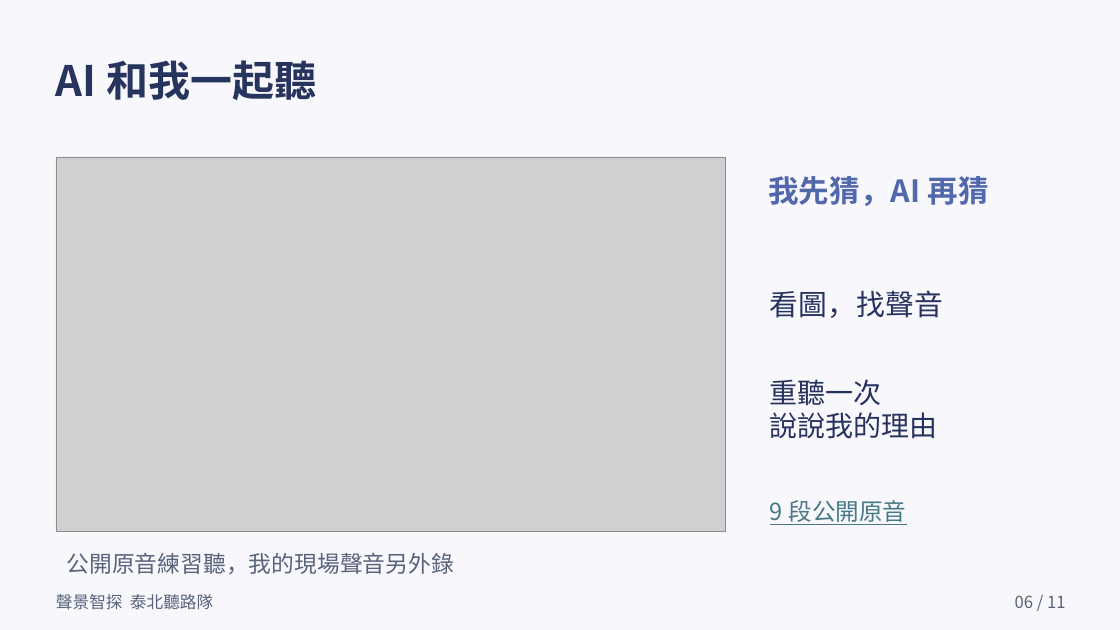
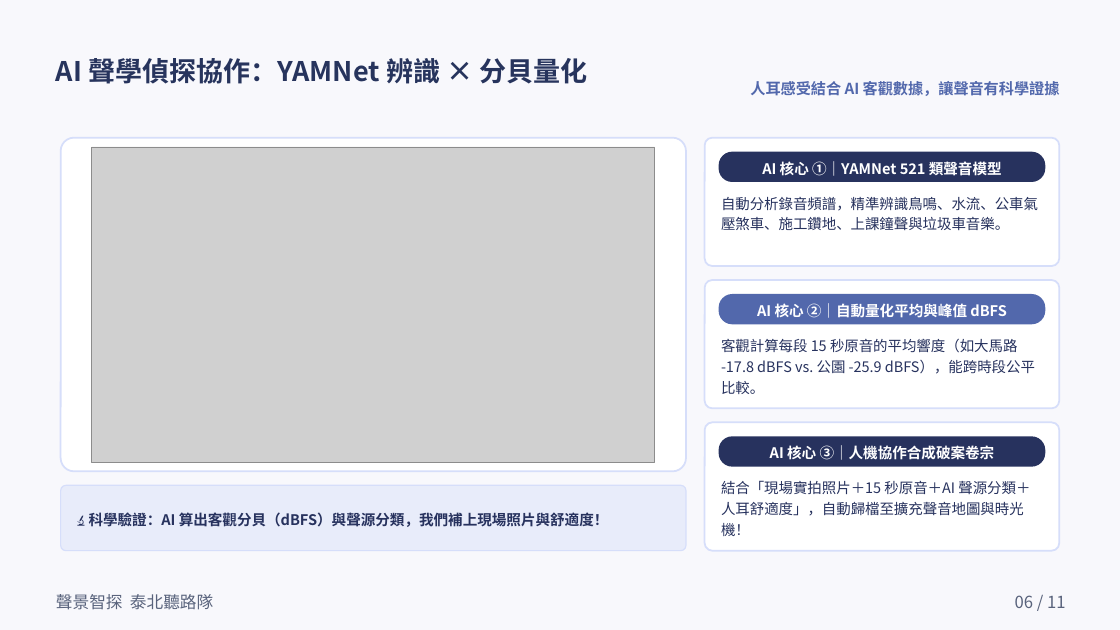
Before and after one commit to timdirty/taibei-student-explorers, a slide deck: slide 6 of slides/聲景智探_11頁學生簡報.pptx. Drawn at 1120x630 pixels with LibreOffice and Linux fonts; fonts in the diff are those of the drawing; grey boxes stand for pictures. Boxes give left, top, right and bottom in pixels: in the first picture for what was removed or moved away, otherwise in the second. Text is boxed around its words. In the diff, an @@ line names an element or a change of style, - is before the commit and + after.

```diff
--- a/slides/聲景智探_11頁學生簡報.pptx
+++ b/slides/聲景智探_11頁學生簡報.pptx
@@ text at box(56, 58, 587, 84): text changed; size 36 to 23.2 pt @@
-AI 和我一起聽
+AI 聲學偵探協作：YAMNet 辨識 × 分貝量化
@@ text added at box(750, 81, 1060, 96), 13 pt, text #5268AC, bold @@
+人耳感受結合 AI 客觀數據，讓聲音有科學證據
@@ rounded rectangle added at box(60, 138, 686, 471), fill #FFFFFF, outline #D6DEFA 1.5 pt @@
@@ picture: place and size @@
-picture at box(56, 157, 726, 532)
+picture at box(92, 147, 655, 462)
@@ rounded rectangle added at box(705, 138, 1060, 266), fill #FFFFFF, outline #D6DEFA 1.5 pt @@
@@ rounded rectangle added at box(719, 152, 1046, 182), fill #27325E @@
@@ text added at box(762, 159, 1002, 178), 12.5 pt, text #FFFFFF, bold @@
+AI 核心 ①｜YAMNet 521 類聲音模型
@@ text removed at box(768, 176, 989, 206) @@
-我先猜，AI 再猜
@@ text added at box(721, 197, 1038, 230), 12.4 pt, text #27325E @@
+自動分析錄音頻譜，精準辨識鳥鳴、水流、公車氣壓煞車、施工鑽地、上課鐘聲與垃圾車音樂。
@@ rounded rectangle added at box(705, 280, 1060, 408), fill #FFFFFF, outline #D6DEFA 1.5 pt @@
@@ rounded rectangle added at box(719, 294, 1046, 324), fill #5268AC @@
@@ text removed at box(770, 290, 943, 318) @@
-看圖，找聲音
@@ text added at box(757, 303, 1006, 318), 12.5 pt, text #FFFFFF, bold @@
+AI 核心 ②｜自動量化平均與峰值 dBFS
@@ text added at box(721, 339, 1035, 394), 12.4 pt, text #27325E @@
+客觀計算每段 15 秒原音的平均響度（如大馬路 -17.8 dBFS vs. 公園 -25.9 dBFS），能跨時段公平比較。
@@ text removed at box(770, 379, 938, 439) @@
-重聽一次
-說說我的理由
@@ rounded rectangle added at box(705, 423, 1060, 551), fill #FFFFFF, outline #D6DEFA 1.5 pt @@
@@ rounded rectangle added at box(719, 436, 1046, 466), fill #27325E @@
@@ text added at box(770, 445, 995, 460), 12.5 pt, text #FFFFFF, bold @@
+AI 核心 ③｜人機協作合成破案卷宗
@@ rounded rectangle added at box(60, 486, 686, 551), fill #E8ECFA, outline #D6DEFA 1 pt @@
@@ text added at box(721, 480, 1030, 536), 12.4 pt, text #27325E @@
+結合「現場實拍照片＋15 秒原音＋AI 聲源分類＋人耳舒適度」，自動歸檔至擴充聲音地圖與時光機！
@@ text removed at box(770, 500, 906, 525) @@
-9 段公開原音
@@ text added at box(89, 512, 609, 527), 12.5 pt, text #27325E, bold @@
+🔬 科學驗證：AI 算出客觀分貝（dBFS）與聲源分類，我們補上現場照片與舒適度！
@@ text removed at box(67, 553, 455, 574) @@
-公開原音練習聽，我的現場聲音另外錄
```
Also in this commit, not shown: 9 other slides changed, 29 other files.
